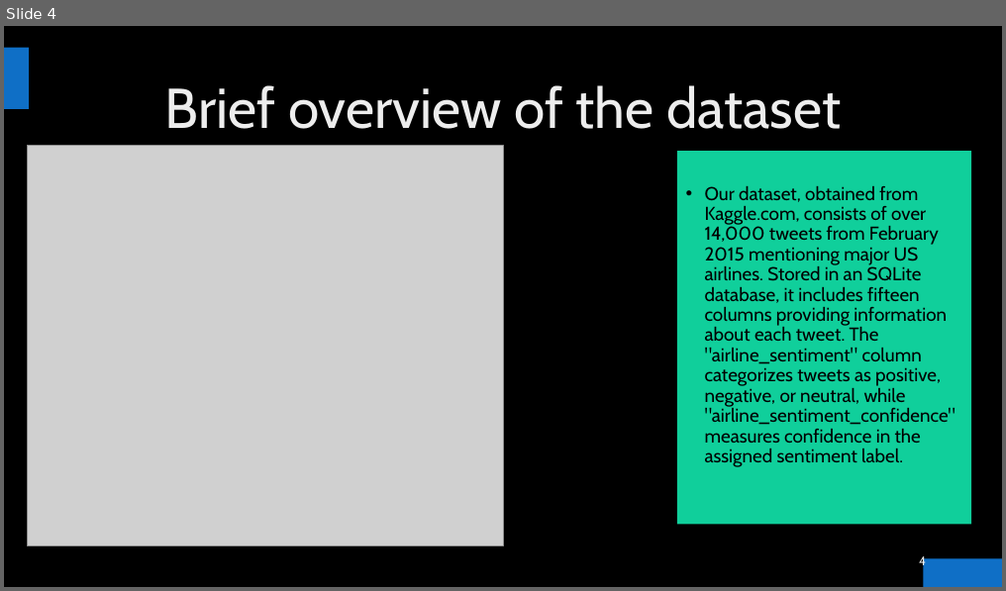
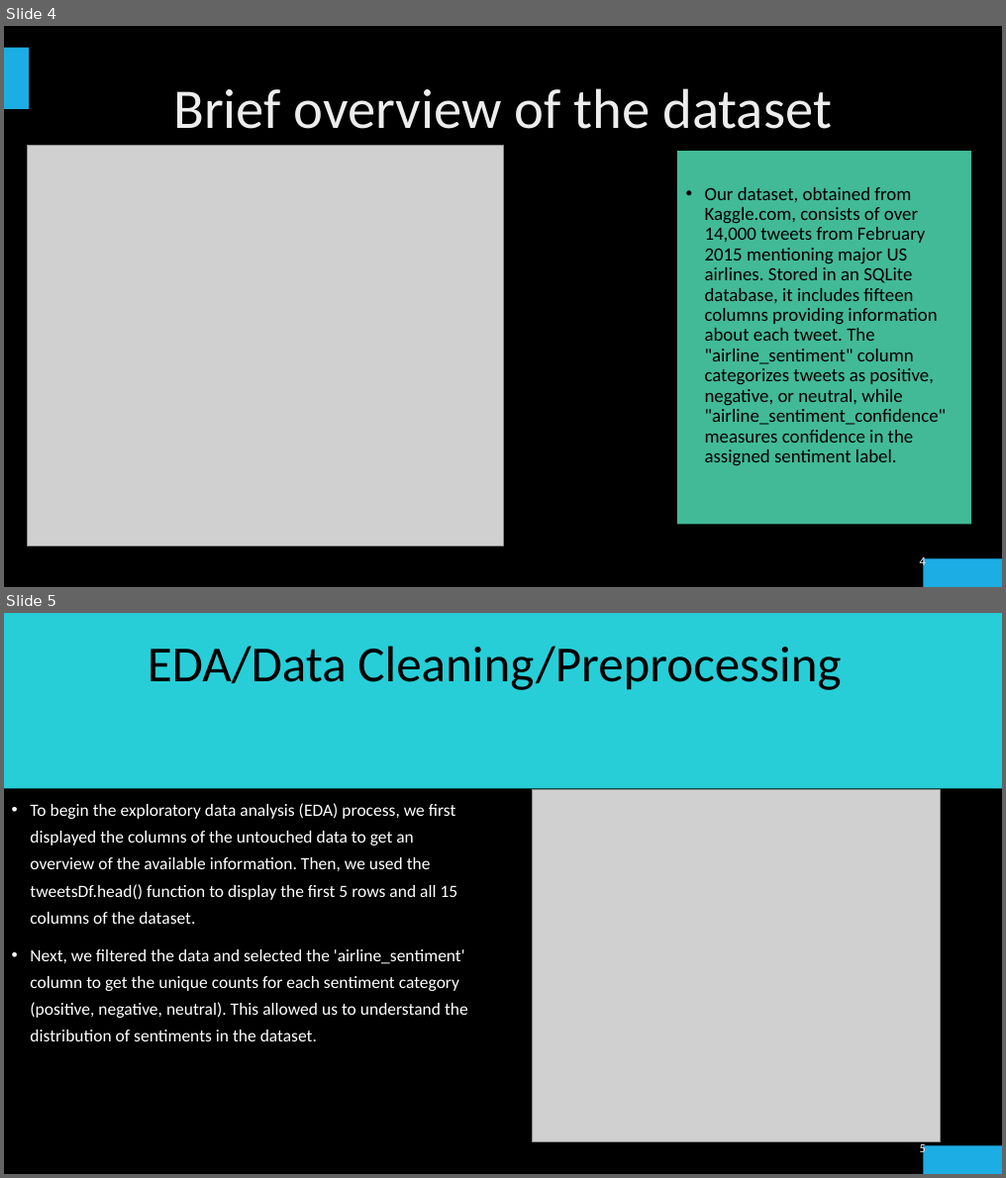
Before and after one commit to ElDon2308/Airline-Sentiment-Analysis, a slide deck: Airline Sentiment Analysis Presentation.pptx. Shown one above the other, each under a label of ours: slide 4 before the commit, slides 4 and 5 after it. The pictures are 1006x591 and 1006x1178 pixels, drawn with LibreOffice and Linux fonts; fonts in the diff are those of the drawing; grey boxes stand for pictures; background and template pictures are left out. Boxes give left, top, right and bottom in pixels: in the first picture for what was removed or moved away, otherwise in the second. Text is boxed around its words. In the diff, an @@ line names an element or a change of style, - is before the commit and + after.

```diff
--- a/Airline Sentiment Analysis Presentation.pptx
+++ b/Airline Sentiment Analysis Presentation.pptx
@@ slide 5 added at bbox=[4, 613, 1002, 1174], background picture (left out); not listed: 2 template elements that a slide beside it also shows @@
@@ rectangle added at bbox=[4, 613, 1002, 789], fill #27CED7 @@
@@ title added at bbox=[148, 646, 841, 690], 48.6 pt, text #000000 @@
+EDA/Data Cleaning/Preprocessing
@@ picture added at bbox=[533, 789, 941, 1142] @@
@@ text added at bbox=[30, 803, 468, 1042], 16.6 pt, text #FFFFFF @@
+• To begin the exploratory data analysis (EDA) process, we first displayed the columns of the untouched data to get an overview of the available information. Then, we used the tweetsDf.head() function to display the first 5 rows and all 15 columns of the dataset.
+• Next, we filtered the data and selected the 'airline_sentiment' column to get the unique counts for each sentiment category (positive, negative, neutral). This allowed us to understand the distribution of sentiments in the dataset.
@@ page number added at bbox=[920, 1143, 926, 1157], 12 pt, text gradient #9E9E9E to #EDEDED to #FFFFFF @@
+5
@@ slide 4 changed as well @@
@@ rectangle at bbox=[4, 47, 29, 109]: fill #0F6FC6 to #1CADE4 @@
@@ rectangle at bbox=[677, 151, 971, 525]: fill #10CF9B to #42BA97 @@
@@ font Cabin to Calibri in 3 elements at bbox=[173, 88, 832, 129], bbox=[705, 187, 946, 466], bbox=[920, 556, 926, 570] @@
@@ rectangle at bbox=[924, 559, 1002, 587]: fill #0F6FC6 to #1CADE4 @@
```
Also in this commit, not shown: 4 other slides changed, 9 other slides added, 6 slides removed, 2 other files.
